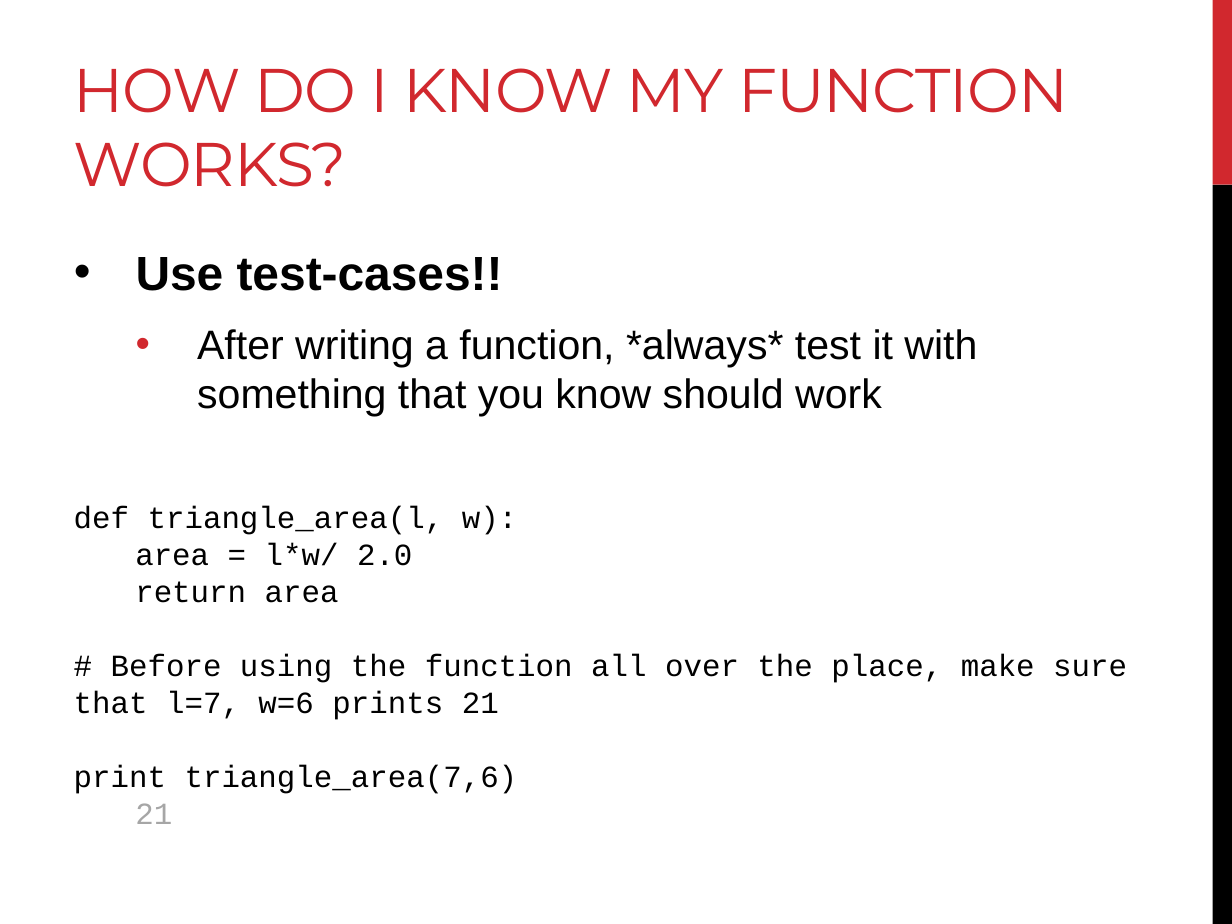
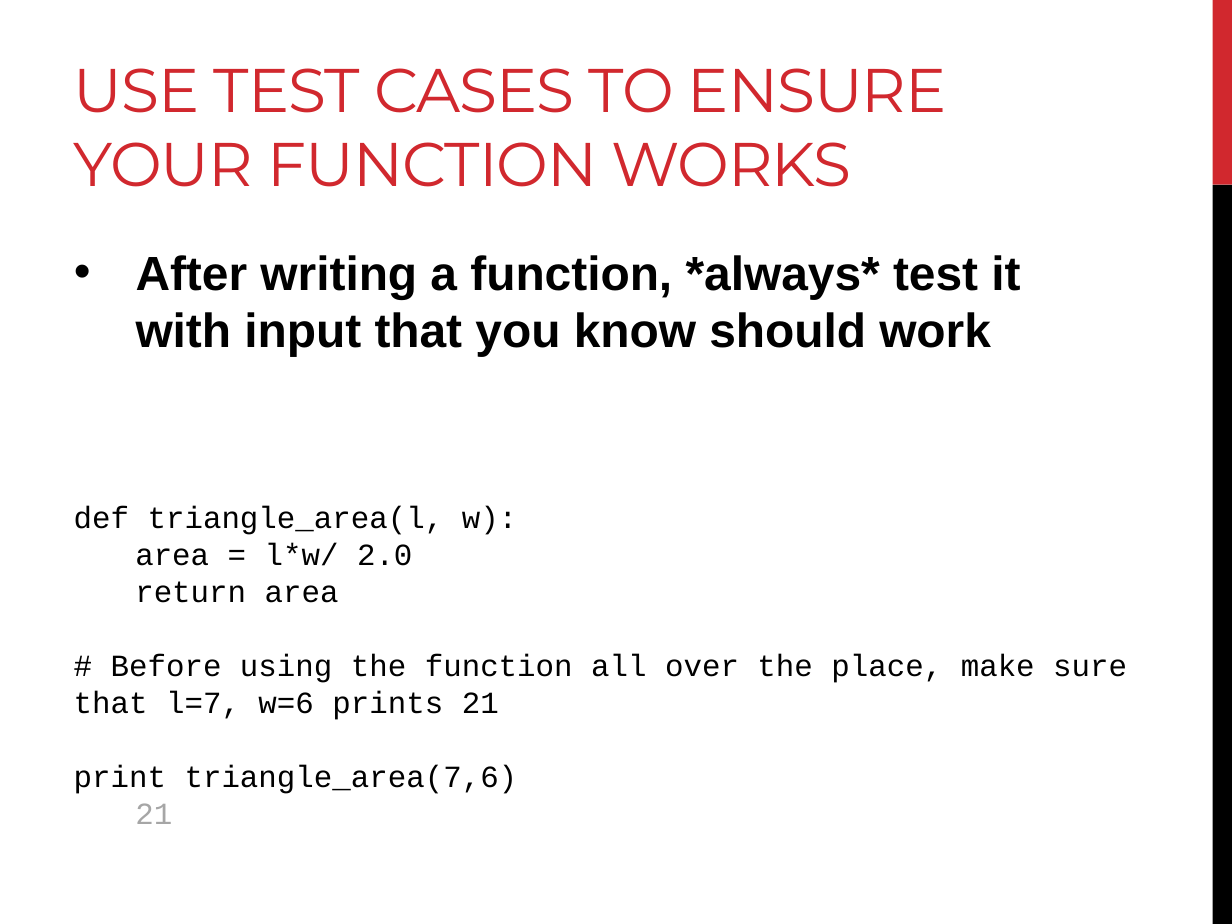
Before and after one commit to BjornFJohansson/ccbb_bigdata2015_python, a slide deck: slide 20 of slides/day3_slides.pptx (slide 18 before the commit). Drawn at 1232x924 pixels with LibreOffice and Linux fonts; fonts in the diff are those of the drawing. Boxes give left, top, right and bottom in pixels: in the first picture for what was removed or moved away, otherwise in the second. Text is boxed around its words. In the diff, an @@ line names an element or a change of style, - is before the commit and + after.

Commit message:
some slide updates and saved as PDF

```diff
--- a/slides/day3_slides.pptx
+++ b/slides/day3_slides.pptx
@@ title at (74, 68, 947, 187): text changed @@
-HOW DO I KNOW MY FUNCTION WORKS?
+USE TEST CASES TO ENSURE YOUR FUNCTION WORKS
@@ text at (136, 255, 1020, 356): text changed; size 24 to 28 pt; bold on @@
-• Use test-cases!!
-  • After writing a function, *always* test it with something that you know should work
+• After writing a function, *always* test it with input that you know should work
```
Also in this commit, not shown: 6 other slides changed, 4 slides added, 1 slide removed, 7 other files.
